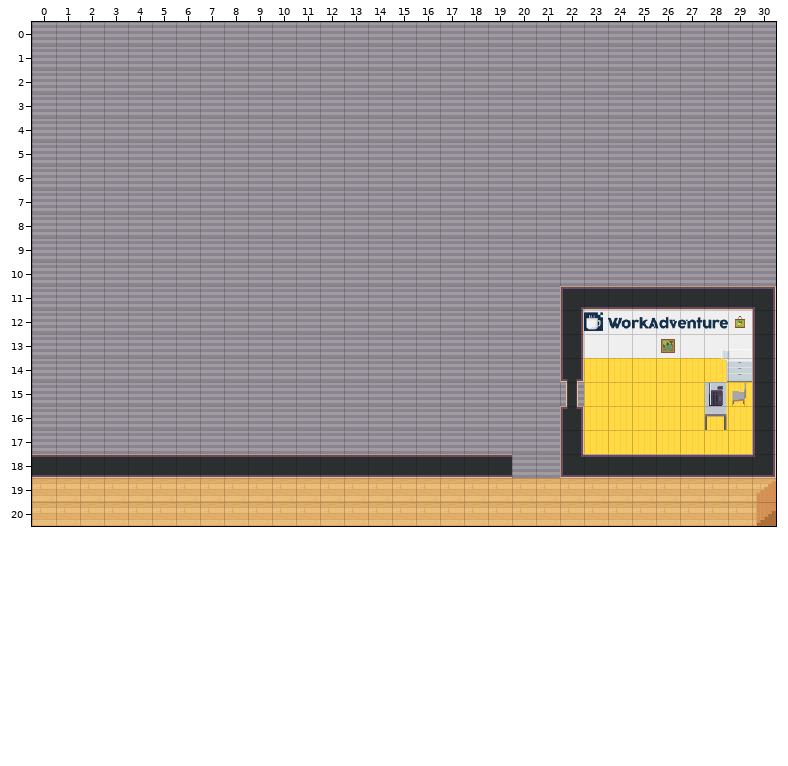
One commit to this Tiled map (JSON): offices.tmj. The picture above is the old version.
Cells are 32x32 px. Shown: x 0..30, y 0..20.
The result:
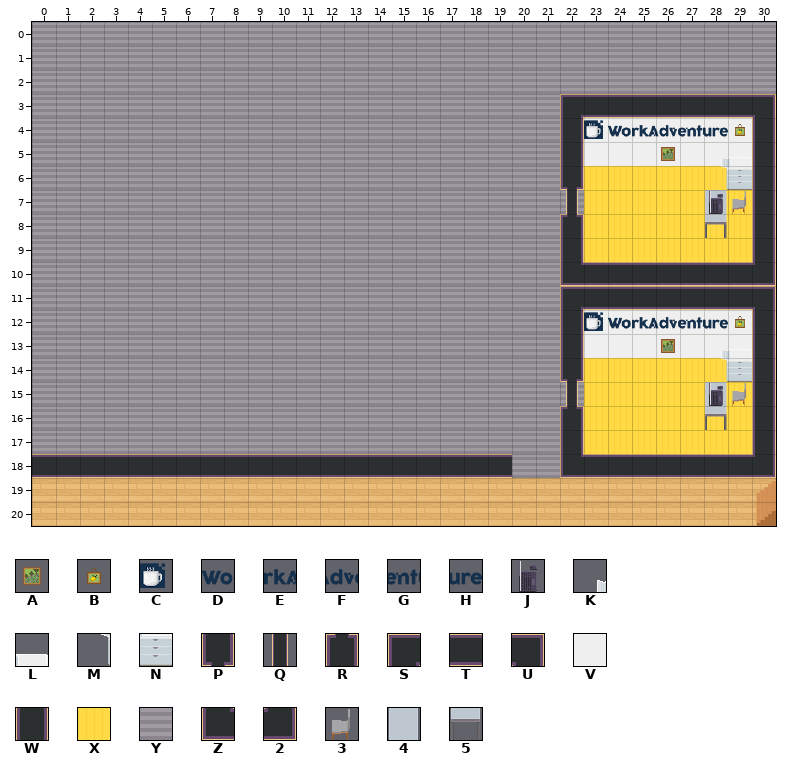
Key: from "WA_Decoration": A 5, B 28; from "WA_Logo_Long": C 0, D 1, E 2, F 3, G 4, H 5; from "WA_Miscellaneous": J 24, K 26, L 27, M 36, N 37; from "WA_Room_Builder": P 11, Q 36, R 61, S 93, T 94, U 99, V 119, W 124, X 200, Y 294, Z 368, 2 374; from "WA_Seats": 3 120; from "WA_Tables": 4 18, 5 28.
_ is an empty cell, # one hidden under a higher layer.
Tiles replaced or removed in this view: Y.
The exact change:
Changed rows in their new state; . is an unchanged cell.
Layer "floor/floor1":
first column x 23:
 6 XXXXXX#
 7 XXXXXXX
 8 XXXXXXX
 9 XXXXXXX
Layer "walls/walls1":
first column x 22:
 3 STTTTTTTU
 4 WVVVVVVVW
 5 WVVVVVVVW
 6 P.......W
 7 Q.......W
 8 R.......W
 9 W.......W
10 ZTTTTTTT2
Layer "walls/walls2":
first column x 23:
 4 CDEFGHB
 5 ...A...
Layer "furniture/furniture1":
first column x 28:
 5 KL
 6 MN
 7 43
 8 5.
Layer "furniture/furniture2":
first column x 28:
 7 J
Changed places in both pictures, as pixel boxes (x1, y1, x2, y2):
changed: (560, 94, 776, 286)
